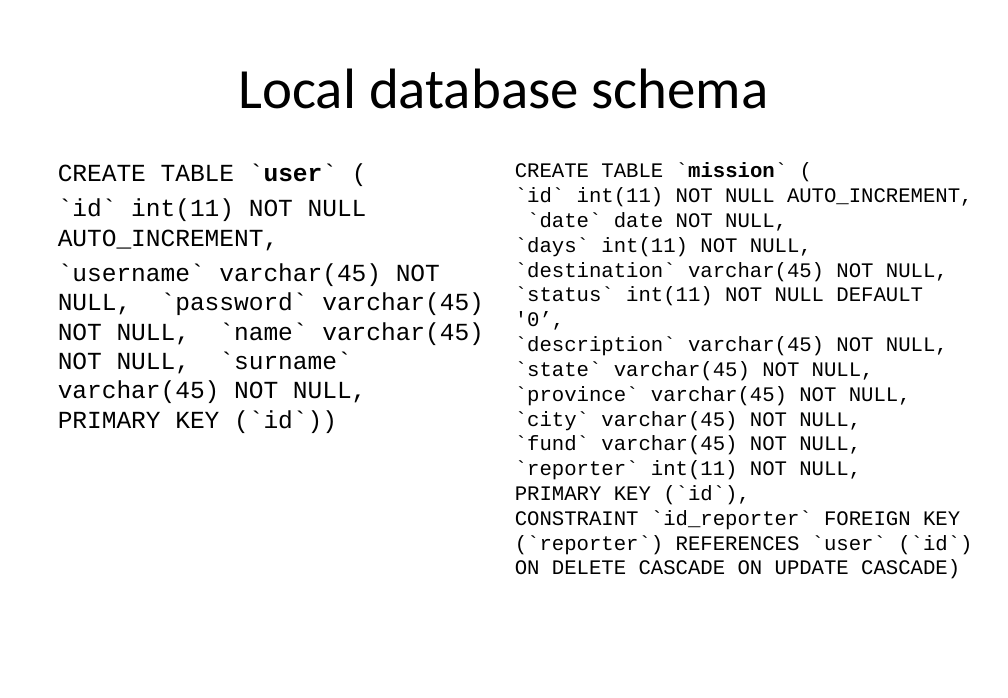
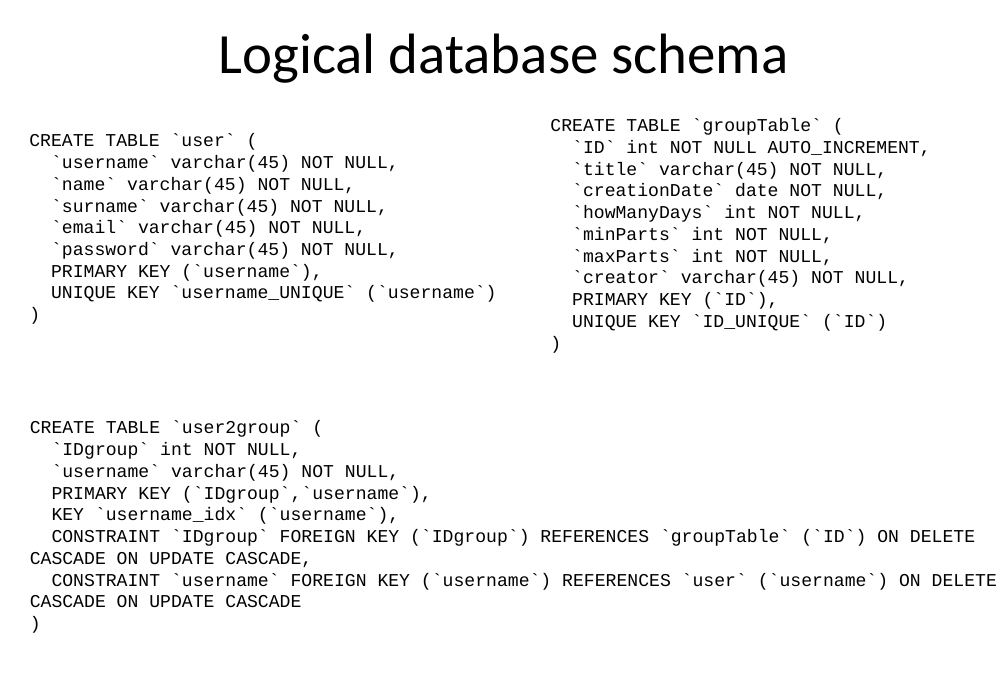
Before and after one commit to lucanotluka/Tecnologie-Informatiche-per-il-Web_-_Rich-Internet-Application, a slide deck: slide 4 of TIW-GruppiRIA.pptx (slide 5 before the commit). Drawn at 1008x698 pixels with LibreOffice and Linux fonts; fonts in the diff are those of the drawing. Boxes give left, top, right and bottom in pixels: in the first picture for what was removed or moved away, otherwise in the second. Text is boxed around its words. In the diff, an @@ line names an element or a change of style, - is before the commit and + after.

Commit message:
updated PPTX

```diff
--- a/TIW-GruppiRIA.pptx
+++ b/TIW-GruppiRIA.pptx
@@ title at box(219, 33, 788, 83): text changed @@
-Local database schema
+Logical database schema
@@ text added at box(550, 119, 931, 331), 14 pt, text #000000 @@
+CREATE TABLE `groupTable` (
+`ID` int NOT NULL AUTO_INCREMENT,
+`title` varchar(45) NOT NULL,
+`creationDate` date NOT NULL,
+`howManyDays` int NOT NULL,
+`minParts` int NOT NULL,
+`maxParts` int NOT NULL,
+`creator` varchar(45) NOT NULL,
+PRIMARY KEY (`ID`),
+UNIQUE KEY `ID_UNIQUE` (`ID`)
+)
@@ text at box(29, 134, 236, 146): size 19 to 14 pt in "CREATE TABLE `user` ("; bold off in "`user`"; less space between paragraphs @@
@@ text "CREATE TABLE `user` (": place and size @@
-text "CREATE TABLE `user` (" at box(58, 163, 484, 433)
+text "CREATE TABLE `user` (" at box(29, 134, 496, 302)
@@ text at box(51, 155, 496, 302): text changed; size 19 to 14 pt @@
-`id` int(11) NOT NULL AUTO_INCREMENT,
-`username` varchar(45) NOT NULL, `password` varchar(45) NOT NULL, `name` varchar(45) NOT NULL, `surname` varchar(45) NOT NULL, PRIMARY KEY (`id`))
+`username` varchar(45) NOT NULL,
+`name` varchar(45) NOT NULL,
+`surname` varchar(45) NOT NULL,
+`email` varchar(45) NOT NULL,
+`password` varchar(45) NOT NULL,
+PRIMARY KEY (`username`),
+UNIQUE KEY `username_UNIQUE` (`username`)
+)
@@ text removed at box(515, 163, 973, 579) @@
-CREATE TABLE `mission` (
-`id` int(11) NOT NULL AUTO_INCREMENT, `date` date NOT NULL,
-`days` int(11) NOT NULL,
-`destination` varchar(45) NOT NULL, `status` int(11) NOT NULL DEFAULT '0’,
-`description` varchar(45) NOT NULL,
-`state` varchar(45) NOT NULL,
-`province` varchar(45) NOT NULL,
-`city` varchar(45) NOT NULL,
-`fund` varchar(45) NOT NULL,
-`reporter` int(11) NOT NULL,
-PRIMARY KEY (`id`),
-CONSTRAINT `id_reporter` FOREIGN KEY (`reporter`) REFERENCES `user` (`id`) ON DELETE CASCADE ON UPDATE CASCADE)
@@ text added at box(30, 421, 997, 607), 14 pt, text #000000 @@
+CREATE TABLE `user2group` (
+`IDgroup` int NOT NULL,
+`username` varchar(45) NOT NULL,
+PRIMARY KEY (`IDgroup`,`username`),
+KEY `username_idx` (`username`),
+CONSTRAINT `IDgroup` FOREIGN KEY (`IDgroup`) REFERENCES `groupTable` (`ID`) ON DELETE CASCADE ON UPDATE CASCADE,
+CONSTRAINT `username` FOREIGN KEY (`username`) REFERENCES `user` (`username`) ON DELETE CASCADE ON UPDATE CASCADE
+)
```
Also in this commit, not shown: 13 other slides changed, 7 slides added, 14 slides removed.
